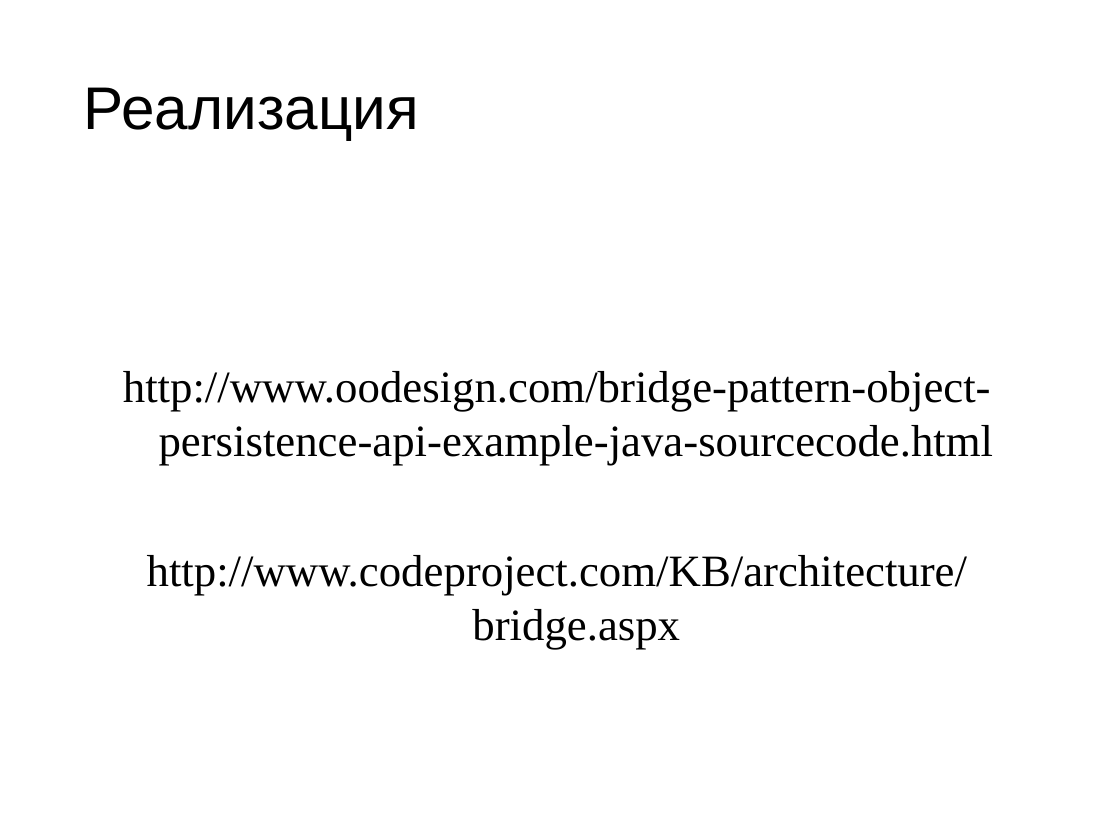
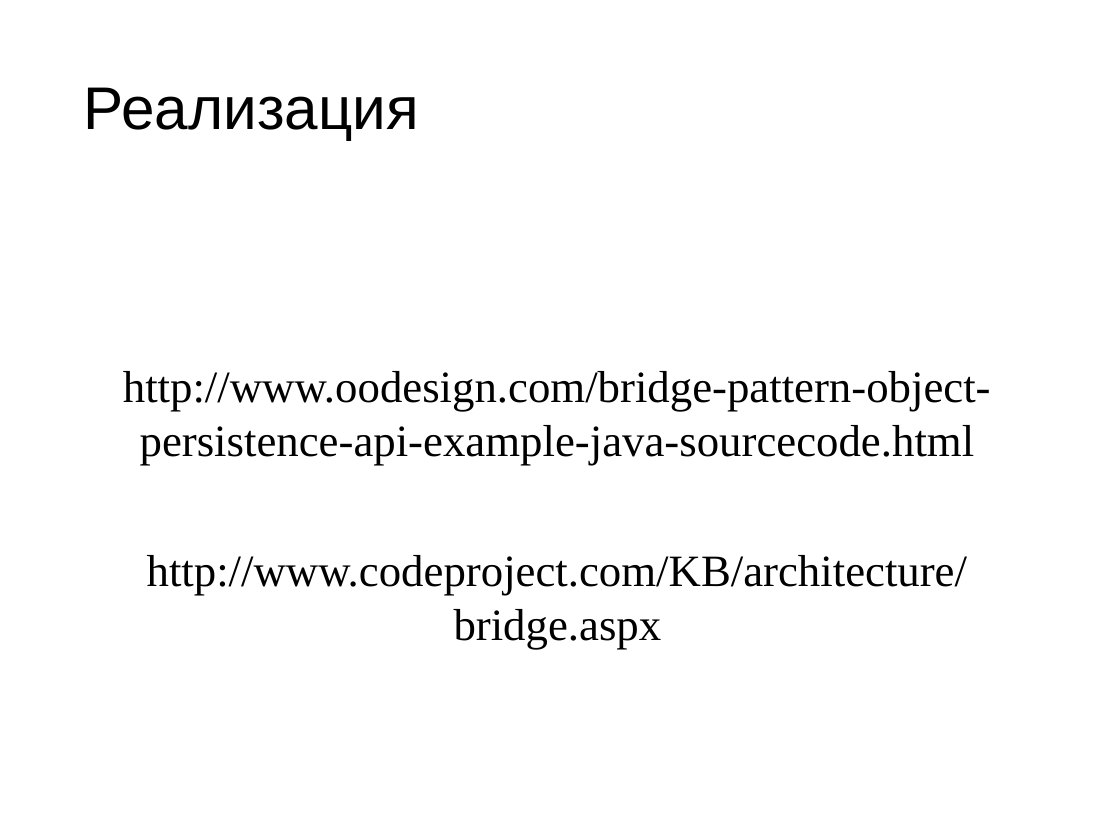
Before and after one commit to nikolaiweselinow/design-patterns-book, a slide deck: slide 4 of resources/Chapter-12-Bridge/Chapter-12-Bridge-Presentation.ppt. Drawn at 1120x840 pixels with LibreOffice and Linux fonts; fonts in the diff are those of the drawing. Boxes give left, top, right and bottom in pixels: in the first picture for what was removed or moved away, otherwise in the second. Text is boxed around its words. In the diff, an @@ line names an element or a change of style, - is before the commit and + after.

```diff
--- a/resources/Chapter-12-Bridge/Chapter-12-Bridge-Presentation.ppt
+++ b/resources/Chapter-12-Bridge/Chapter-12-Bridge-Presentation.ppt
@@ subtitle "http://www.oodesign.com/bridge-pattern-object-persistence-ap ..." at (x1=123, y1=371, x2=991, y2=649): indent changed @@
```
Also in this commit, not shown: 1 other slide changed, 1 other file.
